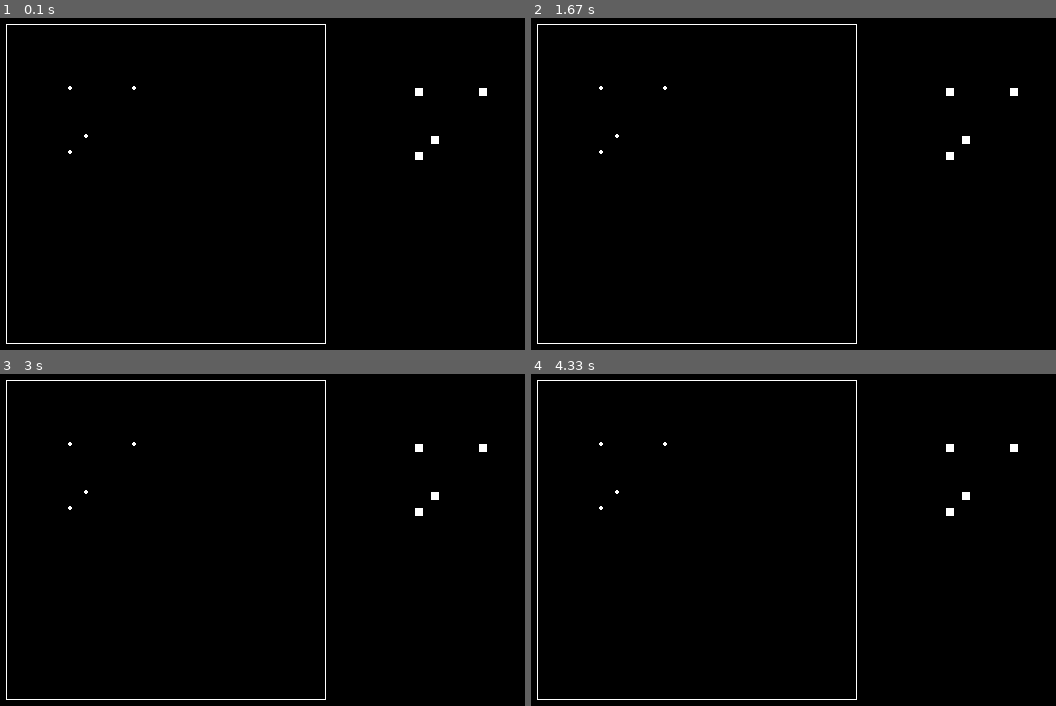
Above: before the commit, frames 1-4 (two rows, left to right).
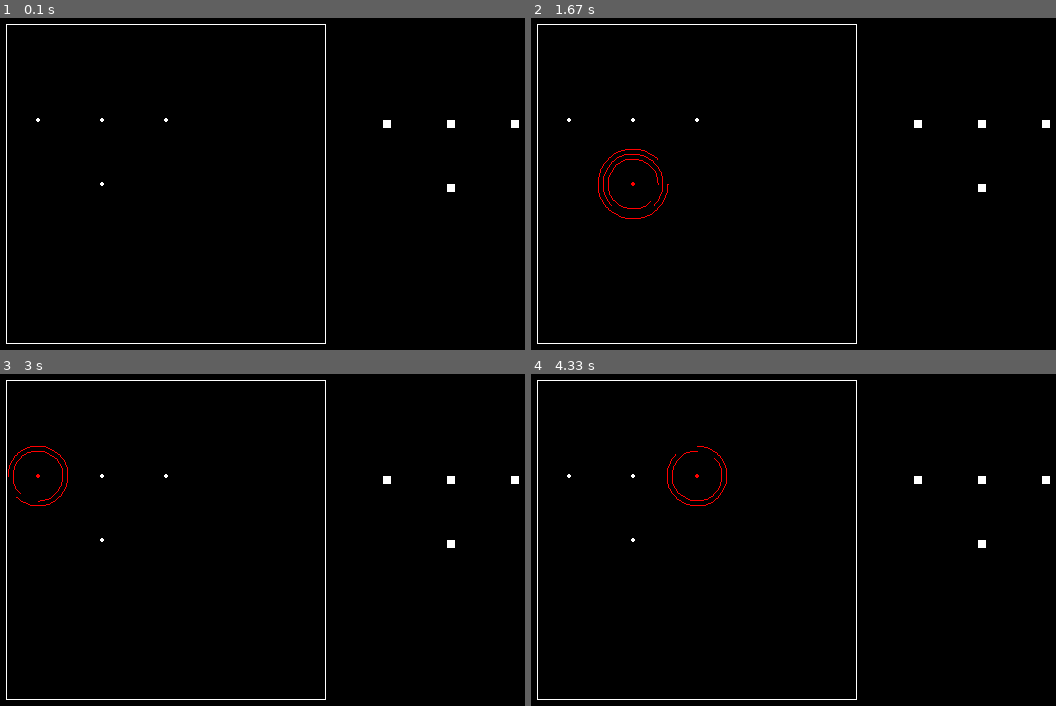
Above: after the commit, the same moments.

Repository: LukeDickerson19/Neural-Gas
Game: pygame game, started from histogram_creator_test.py
Same seed, same stepped clock (60 frames per second), same inputs: the game is played once before the commit and once after it. The source is Python 2; it was converted automatically to run under Python 3.
Inputs (mouse positions are in pixels of both pictures, inside the frame that each line leads up to):
- Up to frame 1 (0.1 s): no input
- Up to frame 2 (1.67 s): click (814, 223) at 0.38 s; click (609, 227) at 0.72 s; hold D 1-1.47 s; click (893, 333) at 1.08 s; hold D from 1.5 s (still down); click (546, 340) at 1.58 s
- Up to frame 3 (3 s): release D at 1.97 s; hold S 2-2.3 s; click (378, 623) at 2.08 s; click (78, 480) at 2.38 s; hold D from 2.67 s (still down); click (outside the picture) at 2.75 s
- Up to frame 4 (4.33 s): release D at 3.3 s; hold S 3.33-3.7 s; click (809, 639) at 3.42 s

The runs differ from the first frame. In frame 1, 0.3% of the frame differs, in the area x 6-99%, y 20-53%; in frame 2, 0.6%, in the area x 6-99%, y 20-61%; in frame 3, 0.5%; in frame 4, 0.5%.

Commit message:
need to get angles right

Diff:
--- a/histogram_creator_test.py
+++ b/histogram_creator_test.py
@@ -13,8 +13,15 @@
         need to depict the std dev sum around 1 node on graph plot
         from data aquired in m dictionary
 
+            need to get angles right
+
         might want to plot the individual gaussians on a 2d plot as well
 
+        might want to make it so you can pick up and move points
+
+            shouldn't be to hard with most of setup already done
+            see evolutionary neural network for mouse pos tracking
+            if neccessary
 
     SOURCES:
 
@@ -59,16 +66,47 @@
             (sp[0], sp[1], w, h), 1)
 
         # draw graph
+
+        if model.selecting_vertex:
+            model.selected_vertex = model.g.vertices[0]
+
         for v in graph.vertices:
 
             # interpolate v to screen
             vx = math.trunc((w * (v.pos[0] - model.min_x) / (model.max_x - model.min_x)) + sp[0])
             vy = math.trunc((h * (v.pos[1] - model.min_y) / (model.max_y - model.min_y)) + sp[1])
 
+            # determine selected vertex
+            if model.selecting_vertex:
+                svx = math.trunc((w * (model.selected_vertex.pos[0] - model.min_x) / (model.max_x - model.min_x)) + sp[0])
+                svy = math.trunc((h * (model.selected_vertex.pos[1] - model.min_y) / (model.max_y - model.min_y)) + sp[1])
+                if math.sqrt((vx - model.mouse_pos[0])**2 + \
+                    (vy - model.mouse_pos[1])**2) < \
+                    math.sqrt((svx - model.mouse_pos[0])**2 + \
+                    (svy - model.mouse_pos[1])**2):
+                    model.selected_vertex = v
+
+            if v == model.selected_vertex:
+                col = pygame.Color('red')
+            else:
+                col = pygame.Color('white')
+
+            if not model.selecting_vertex and v == model.selected_vertex:
+                amp = 20
+                for m, stuff in model.m.items():
+                    points = [(vx,vy)]
+                    print 'm = %s\tstuff = %s' % (m, stuff)
+                    amp += 5
+                    pygame.draw.arc(self.surface, col,
+                        [vx-amp, vy-amp, 2*amp, 2*amp], m, m - stuff['ahead'])
+
+                    # pygame.gfxdraw.filled_polygon(self.simulation_surface, points, col)
+
             # draw vertex v
             pygame.draw.circle(self.surface,
-                pygame.Color('white'),
-                (vx, vy), r)
+                col, (vx, vy), r)
+
+        model.selecting_vertex = False
 
         # draw edge e in edges es connected to vertex v
         for e in graph.edges:
@@ -122,11 +160,8 @@
             text, True, color)
         self.surface.blit(text_render, (x, y))
 
+
 class Model(object):
-    """
-    Represents the state of all entities in the environment and drawing
-    parameters
-    """
 
     def __init__(self, width, height):
         """
@@ -141,7 +176,9 @@
         self.width = width
         self.show = True # show current model
         self.show_controls = False # controls toggle
-
+        self.mouse_pos = (0,0) # (x,y) position of mouse
+        self.selected_vertex = None
+        self.selecting_vertex = False
 
         self.max_x, self.min_x = 10, 0
         # self.mu_x, self.std_x = (self.max_x - self.min_x) / 2, ((self.max_x - self.min_x) / 2 ) / 3
@@ -154,16 +191,15 @@
 
         # create 2d graph g
         self.g = Graph()
-        self.g.add_vertex((2,2))
-        self.g.add_vertex((4,2))
-        self.g.add_vertex((2.5,3.5))
-        self.g.add_vertex((2,4))
+        self.g.add_vertex((3,3))
+        self.g.add_vertex((3,5))
+        self.g.add_vertex((5,3))
+        self.g.add_vertex((1,3))
 
         # create 2d histogram h of graph g with b^2 bins
         self.b = 40 # b = number of bins on each axis
         self.h = [[0 for x in range(self.b)] for y in range(self.b)]
         self.construct_histogram()
-
 
     def construct_histogram(self):
         for v in self.g.vertices:
@@ -179,49 +215,73 @@
         m = {}
         for v in self.g.vertices:
             if v != v0:
-                a1 = np.atan2(v0.pos[0] - v.pos[0], v0.pos[1] - v.pos[1])
-                m[a1] = {'d':dist(v0, v.pos)}
-
-        sort(m)
-
-
-        angs = m.keys()[0] # previous angle
-        pd = m[pa] # previous distance
-        first = True
-        b = {} # b = represents (variable name creativity is over 9000!!!)
-        for i in range(1, len(angs)):
+                a1 = np.arctan2(v0.pos[0] - v.pos[0], v0.pos[1] - v.pos[1])
+                m[a1] = {'d':dist(v0, v.pos), 'v':v.pos}
+
+        sorted(m)
+
+        print type(m)
+        print m
+        angs = m.keys()
+        print type(angs)
+        print angs
+
+        for i in range(len(angs)):
 
             # first
             if i == 0:
+                print 'first'
+                print m[angs[i]]['v']
                 # [angle behind, angle, angle ahead]
-                a = [angs[len(angs)-1], a[i], angs[i+1]]
+                a = [angs[len(angs)-1], angs[i], angs[i+1]]
 
             # last
-            elif i == len(angs):
+            elif i == len(angs)-1:
+                print 'last'
+                print m[angs[i]]['v']
                 a = [angs[i-1], angs[i], angs[0]]
 
             # middle
             else:
+                print 'middle'
+                print m[angs[i]]['v']
                 a = angs[i-1:i+2]
 
             # change in angle ahead and behind the current angle
-            da_ahead  = a[2] - a[1]
-            da_behind = a[1] - a[0]
-
+            print 'a = %s' % a
+            da_ahead  = abs(a[2] - a[1])
+            da_behind = abs(a[1] - a[0])
+            print 'da ahead = %f' % da_ahead
+            print 'da behind = %f' % da_behind
+
+            m[angs[i]]['ahead'] = da_ahead
+            m[angs[i]]['behind'] = da_behind
             m[angs[i]]['std_dev_ahead']  = 1.0 / da_ahead
             m[angs[i]]['std_dev_behind'] = 1.0 / da_behind
             m[angs[i]]['amplitude'] = 1.0 / m[angs[i]]['d']
 
+            self.m = m
+            print '\n'
     def update(self, controller):
 
-        pass
+        # update mouse position
+        self.mouse_pos = pygame.mouse.get_pos()
+        # if self.selected_vertex != None:
+        #     print 'mouse_pos = %s\tselected vertex = (%f, %f)' \
+        #     % (self.mouse_pos, self.selected_vertex.pos[0], self.selected_vertex.pos[1])
+        # else:
+        #     print 'mouse_pos = %s\tselected vertex = %s' \
+        #     % (self.mouse_pos, self.selected_vertex)
+
+        if self.selected_vertex:
+            self.variable_std_dev(self.selected_vertex)
+            print self.m
 
 class PyGameKeyboardController(object):
     """
     Keyboard controller that responds to keyboard input
     """
 
-
     def __init__(self):
         """
         Creates keyboard controller
@@ -229,9 +289,8 @@
         Args:
             model (object): contains attributes of the environment
         """
-        #self.model = model
+        self.model = model
         self.paused = False
-
 
     def handle_event(self, event):
         """
@@ -248,6 +307,9 @@
                     print('mouse wheel scroll down')
                 elif event.button == 1:
                     print('mouse left click')
+                    # find point closest to mouse location
+                    model.selecting_vertex = True
+
                 elif event.button == 3:
                     print('mouse right click')
                 else:
